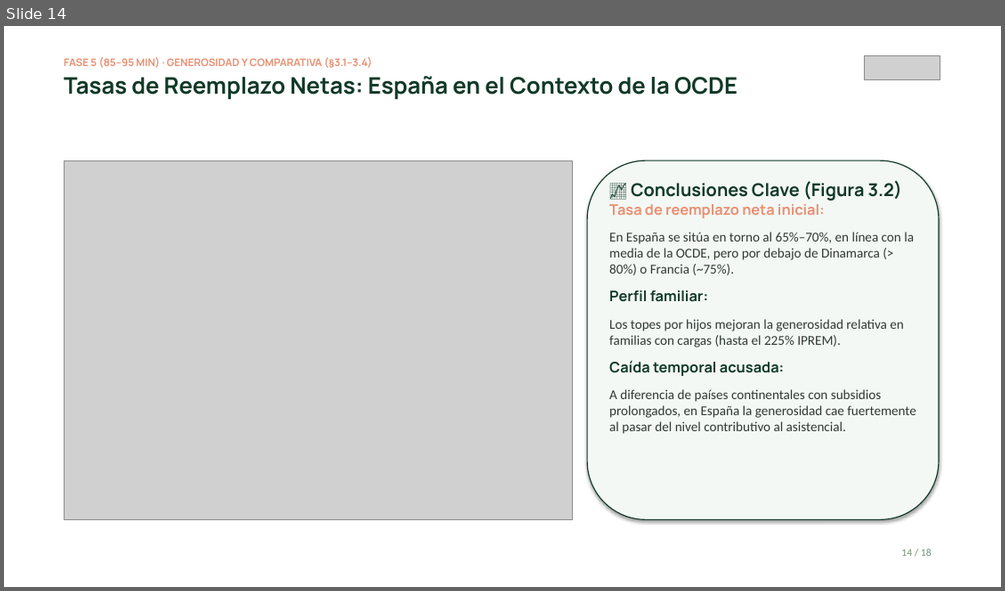
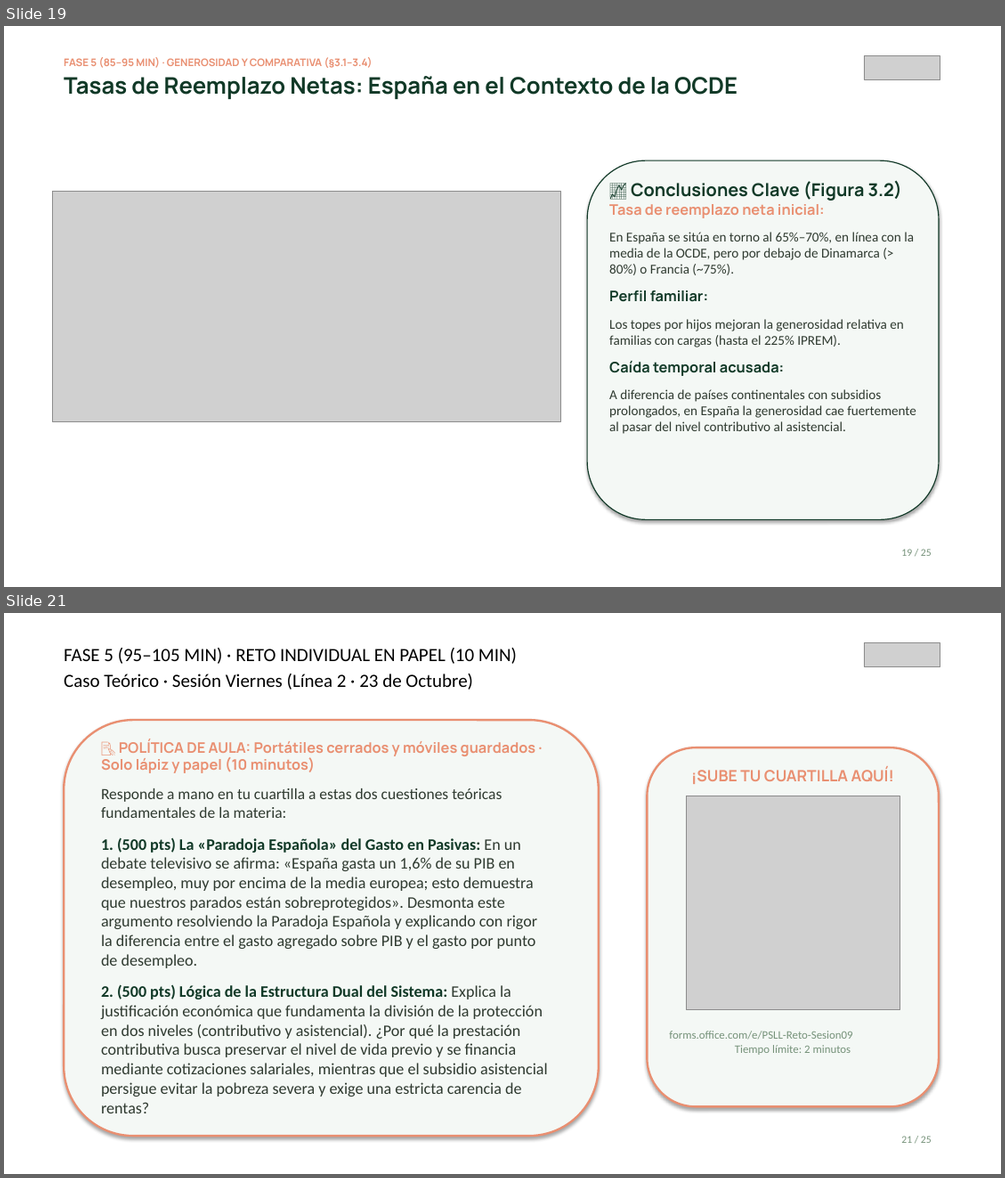
Before and after one commit to mhidper/PSSLL2627, a slide deck: Temas EB/Sesiones EB/Sesion 09/Sesion 09 - Por que proteger al desempleado y como lo hace Espana.pptx. Shown one above the other, each under a label of ours: slide 14 before the commit, slides 19 and 21 after it; the slides between them are not shown. The pictures are 1005x591 and 1005x1178 pixels, drawn with LibreOffice and Linux fonts; fonts in the diff are those of the drawing; grey boxes stand for pictures. Boxes give left, top, right and bottom in pixels: in the first picture for what was removed or moved away, otherwise in the second. Text is boxed around its words. In the diff, an @@ line names an element or a change of style, - is before the commit and + after.

Commit message:
feat: add teaching materials, lecture guides, and practical lab sessions for PSLL course module 09 and EPD 2

```diff
--- a/Temas EB/Sesiones EB/Sesion 09/Sesion 09 - Por que proteger al desempleado y como lo hace Espana.pptx
+++ b/Temas EB/Sesiones EB/Sesion 09/Sesion 09 - Por que proteger al desempleado y como lo hace Espana.pptx
@@ slide 21 added at bbox=[4, 613, 1001, 1174], background #FFFFFF @@
@@ text added at bbox=[64, 648, 517, 690], 18 pt, text #000000 @@
+FASE 5 (95–105 MIN) · RETO INDIVIDUAL EN PAPEL (10 MIN)
+Caso Teórico · Sesión Viernes (Línea 2 · 23 de Octubre)
@@ picture added at bbox=[864, 643, 939, 666] @@
@@ rounded rectangle added at bbox=[64, 720, 599, 1135], fill #F4F8F5, outline #E98F71 2 pt @@
@@ text added at bbox=[101, 739, 548, 1113], 15.5 pt, text #2F3A30 @@
+📝 POLÍTICA DE AULA: Portátiles cerrados y móviles guardados · Solo lápiz y papel (10 minutos)
+Responde a mano en tu cuartilla a estas dos cuestiones teóricas fundamentales de la materia:
+1. (500 pts) La «Paradoja Española» del Gasto en Pasivas: En un debate televisivo se afirma: «España gasta un 1,6% de su PIB en desempleo, muy por encima de la media europea; esto demuestra que nuestros parados están sobreprotegidos». Desmonta este argumento resolviendo la Paradoja Española y explicando con rigor la diferencia entre el gasto agregado sobre PIB y el gasto por punto de desempleo.
+2. (500 pts) Lógica de la Estructura Dual del Sistema: Explica la justificación económica que fundamenta la división de la protección en dos niveles (contributivo y asistencial). ¿Por qué la prestación contributiva busca preservar el nivel de vida previo y se financia mediante cotizaciones salariales, mientras que el subsidio asistencial persigue evitar la pobreza severa y exige una estricta carencia de rentas?
@@ rounded rectangle added at bbox=[647, 747, 938, 1107], fill #F4F8F5, outline #E98F71 2 pt @@
@@ text added at bbox=[691, 767, 894, 784], 15 pt, text #E98F71, bold @@
+¡SUBE TU CUARTILLA AQUÍ!
@@ picture added at bbox=[686, 795, 900, 1009] @@
@@ text added at bbox=[669, 1030, 852, 1054], 11 pt, text #76927A @@
+forms.office.com/e/PSLL-Reto-Sesion09
+Tiempo límite: 2 minutos
@@ text added at bbox=[901, 1135, 931, 1143], 10 pt, text #76927A @@
+21 / 25
@@ what was slide 14 is now slide 19 @@
@@ slide 19 changed as well @@
@@ picture: place and size @@
-picture at bbox=[64, 160, 573, 520]
+picture at bbox=[53, 192, 561, 421]
@@ text at bbox=[901, 548, 931, 556]: text changed @@
-14 / 18
+19 / 25
```
Also in this commit, not shown: 16 other slides changed, 6 other slides added, 25 other files.
